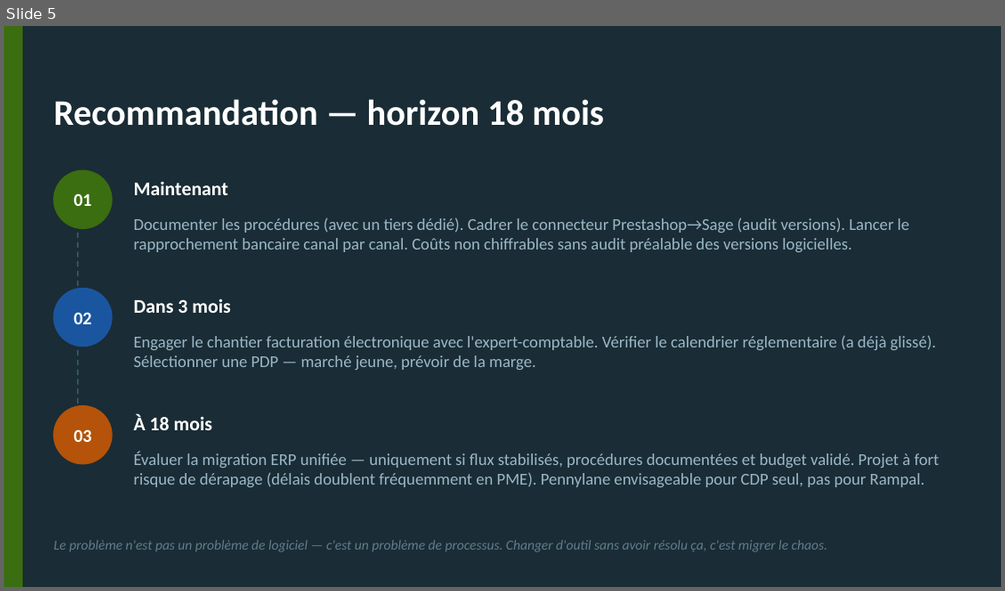
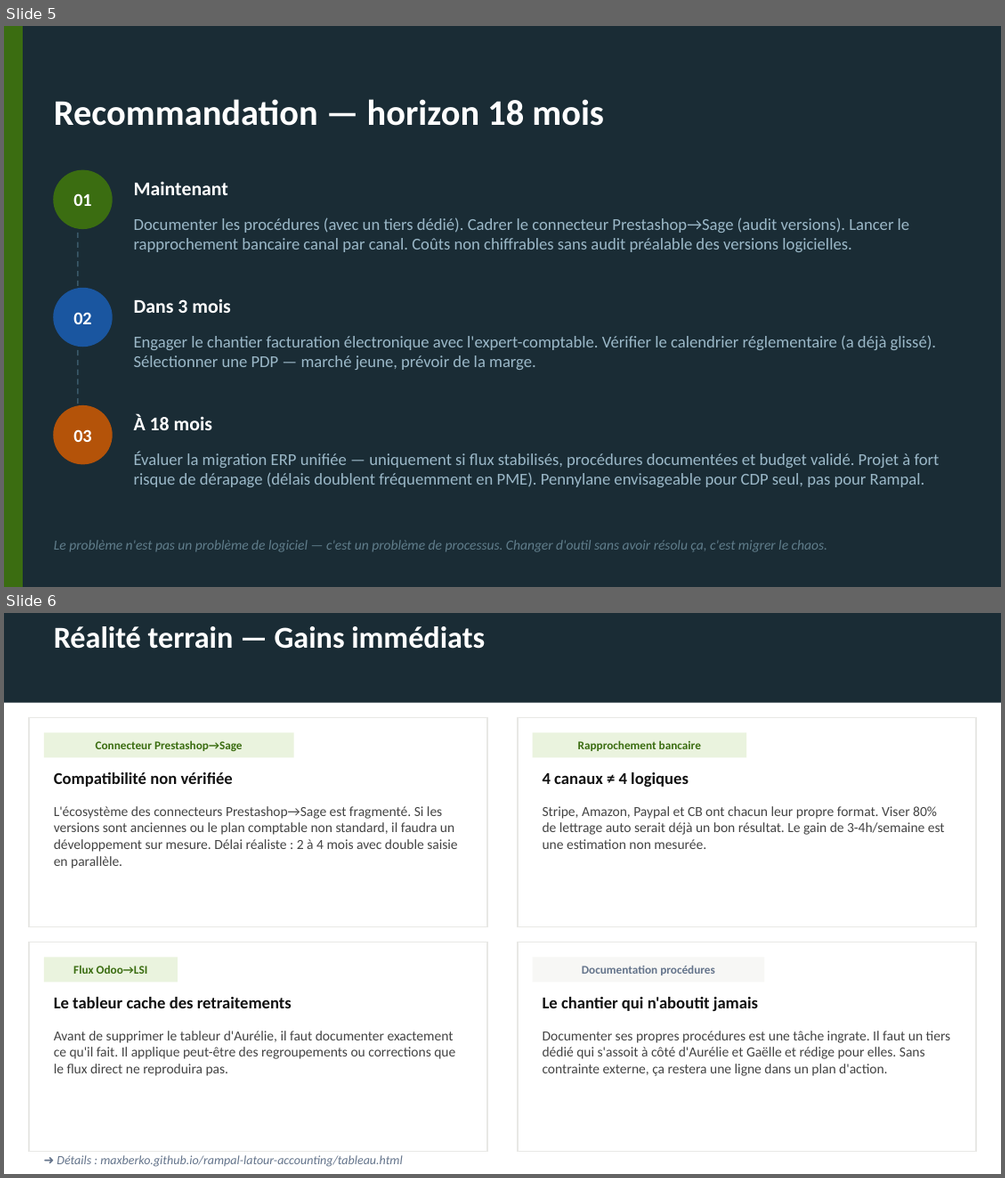
Before and after one commit to maxberko/rampal-latour-accounting, a slide deck: synthese_rampal_cdp.pptx. Shown one above the other, each under a label of ours: slide 5 before the commit, slides 5 and 6 after it. The pictures are 1005x591 and 1005x1178 pixels, drawn with LibreOffice and Linux fonts; fonts in the diff are those of the drawing. Boxes give left, top, right and bottom in pixels: in the first picture for what was removed or moved away, otherwise in the second. Text is boxed around its words. In the diff, an @@ line names an element or a change of style, - is before the commit and + after.

```diff
--- a/synthese_rampal_cdp.pptx
+++ b/synthese_rampal_cdp.pptx
@@ slide 6 added at bbox=[4, 613, 1001, 1174], background #FFFFFF @@
@@ rectangle added at bbox=[4, 613, 1001, 703], fill #1A2C35 @@
@@ text added at bbox=[54, 626, 485, 649], 22 pt, text #FFFFFF, bold @@
+Réalité terrain — Gains immédiats
@@ rectangle added at bbox=[29, 718, 487, 927], fill #FFFFFF, outline #E8E8E5 1 pt @@
@@ rectangle added at bbox=[518, 718, 976, 927], fill #FFFFFF, outline #E8E8E5 1 pt @@
@@ rectangle added at bbox=[44, 732, 294, 757], fill #EAF3DE, 8.5 pt, text #3B6D11, bold @@
+Connecteur Prestashop→Sage
@@ rectangle added at bbox=[533, 732, 746, 757], fill #EAF3DE, 8.5 pt, text #3B6D11, bold @@
+Rapprochement bancaire
@@ text added at bbox=[54, 772, 233, 787], 12 pt, text #111111, bold @@
+Compatibilité non vérifiée
@@ text added at bbox=[542, 772, 688, 787], 12 pt, text #111111, bold @@
+4 canaux ≠ 4 logiques
@@ text added at bbox=[54, 806, 457, 868], 10 pt, text #444444 @@
+L'écosystème des connecteurs Prestashop→Sage est fragmenté. Si les versions sont anciennes ou le plan comptable non standard, il faudra un développement sur mesure. Délai réaliste : 2 à 4 mois avec double saisie en parallèle.
@@ text added at bbox=[542, 806, 945, 849], 10 pt, text #444444 @@
+Stripe, Amazon, Paypal et CB ont chacun leur propre format. Viser 80% de lettrage auto serait déjà un bon résultat. Le gain de 3-4h/semaine est une estimation non mesurée.
@@ rectangle added at bbox=[29, 942, 487, 1151], fill #FFFFFF, outline #E8E8E5 1 pt @@
@@ rectangle added at bbox=[44, 957, 178, 981], fill #EAF3DE, 8.5 pt, text #3B6D11, bold @@
+Flux Odoo→LSI
@@ rectangle added at bbox=[518, 942, 976, 1151], fill #FFFFFF, outline #E8E8E5 1 pt @@
@@ rectangle added at bbox=[533, 957, 765, 981], fill #F7F7F5, 8.5 pt, text #64748B, bold @@
+Documentation procédures
@@ text added at bbox=[54, 997, 291, 1008], 12 pt, text #111111, bold @@
+Le tableur cache des retraitements
@@ text added at bbox=[542, 997, 758, 1011], 12 pt, text #111111, bold @@
+Le chantier qui n'aboutit jamais
@@ text added at bbox=[54, 1030, 455, 1076], 10 pt, text #444444 @@
+Avant de supprimer le tableur d'Aurélie, il faut documenter exactement ce qu'il fait. Il applique peut-être des regroupements ou corrections que le flux direct ne reproduira pas.
@@ text added at bbox=[542, 1030, 951, 1076], 10 pt, text #444444 @@
+Documenter ses propres procédures est une tâche ingrate. Il faut un tiers dédié qui s'assoit à côté d'Aurélie et Gaëlle et rédige pour elles. Sans contrainte externe, ça restera une ligne dans un plan d'action.
@@ text added at bbox=[57, 1155, 402, 1167], 9 pt, text #64748B, italic @@
+➜ Détails : maxberko.github.io/rampal-latour-accounting/tableau.html
```
Also in this commit, not shown: 3 other slides added.
